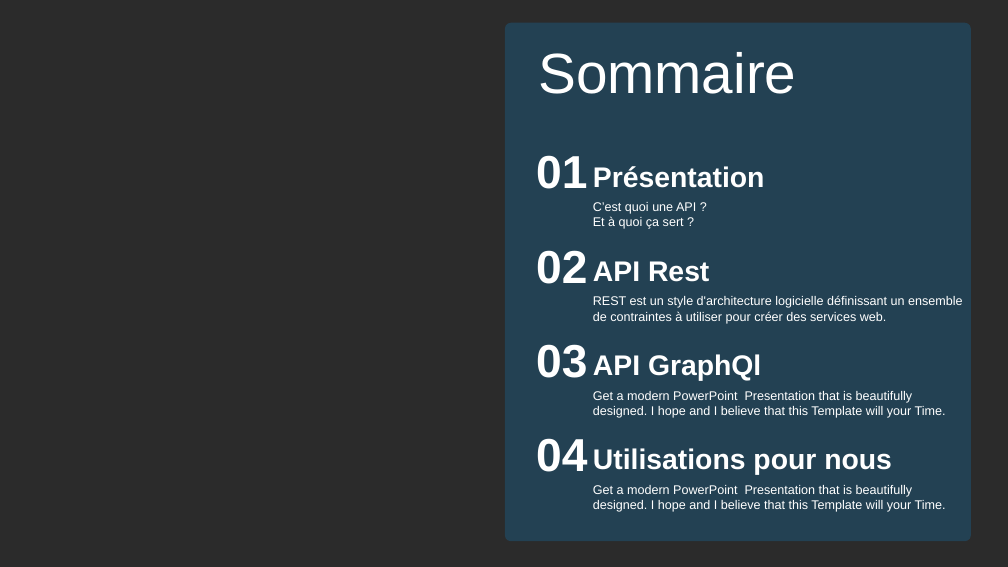
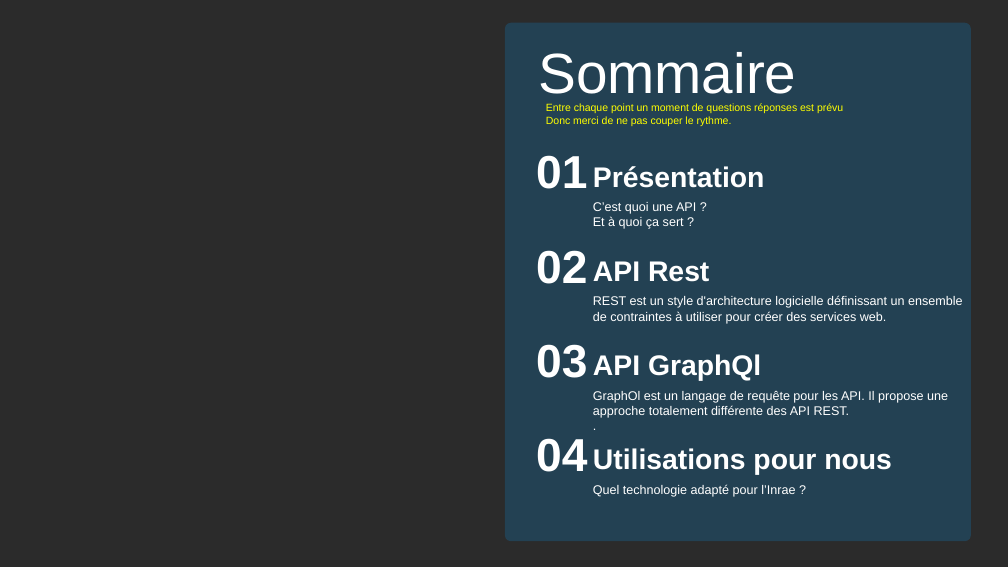
Before and after one commit to Mario-35/api-prestentation, a slide deck: slide 2 of prestentation.pptx. Drawn at 1008x567 pixels with LibreOffice and Linux fonts; fonts in the diff are those of the drawing; background and template pictures are left out; a plain dark background stands for a picture behind light text. Boxes give left, top, right and bottom in pixels: in the first picture for what was removed or moved away, otherwise in the second. Text is boxed around its words. In the diff, an @@ line names an element or a change of style, - is before the commit and + after.

```diff
--- a/prestentation.pptx
+++ b/prestentation.pptx
@@ text added at bbox=[546, 103, 843, 126], 10 pt, text #FFFF00 @@
+Entre chaque point un moment de questions réponses est prévu
+Donc merci de ne pas couper le rythme.
@@ text at bbox=[593, 391, 948, 418]: text changed @@
-Get a modern PowerPoint Presentation that is beautifully designed. I hope and I believe that this Template will your Time.
+GraphOl est un langage de requête pour les API. Il propose une approche totalement différente des API REST.
+.
@@ text at bbox=[593, 484, 795, 497]: text changed @@
-Get a modern PowerPoint Presentation that is beautifully designed. I hope and I believe that this Template will your Time.
+Quel technologie adapté pour l’Inrae ?
```
Also in this commit, not shown: 10 other slides changed, 6 slides added, 2 slides removed, 19 other files.
